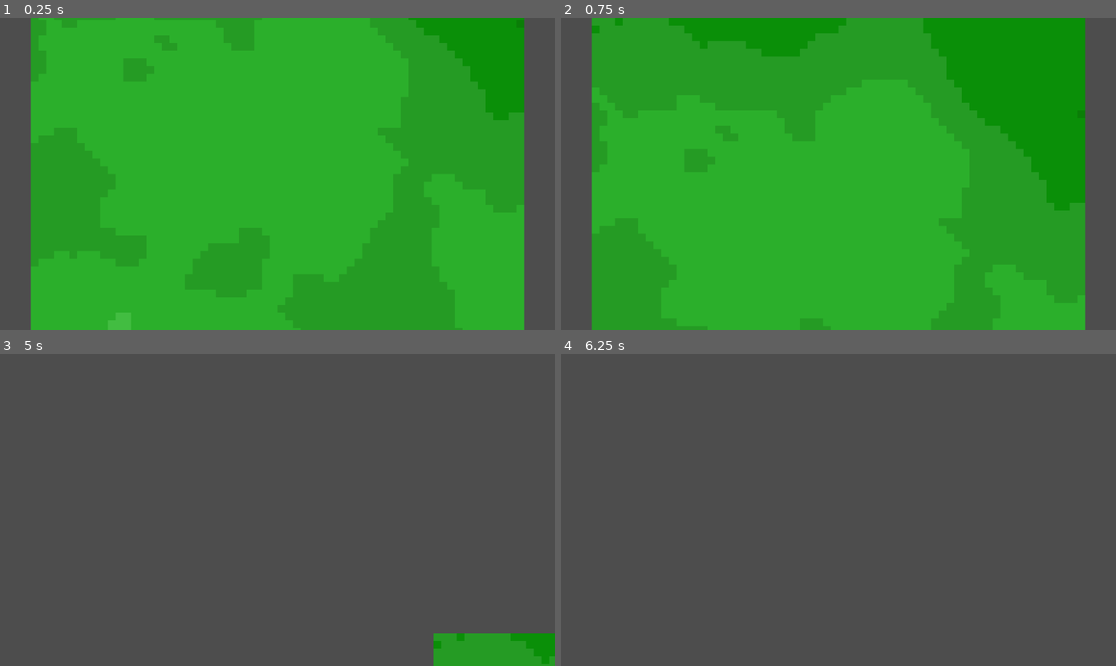
Above: before the commit, frames 1-4 (two rows, left to right).
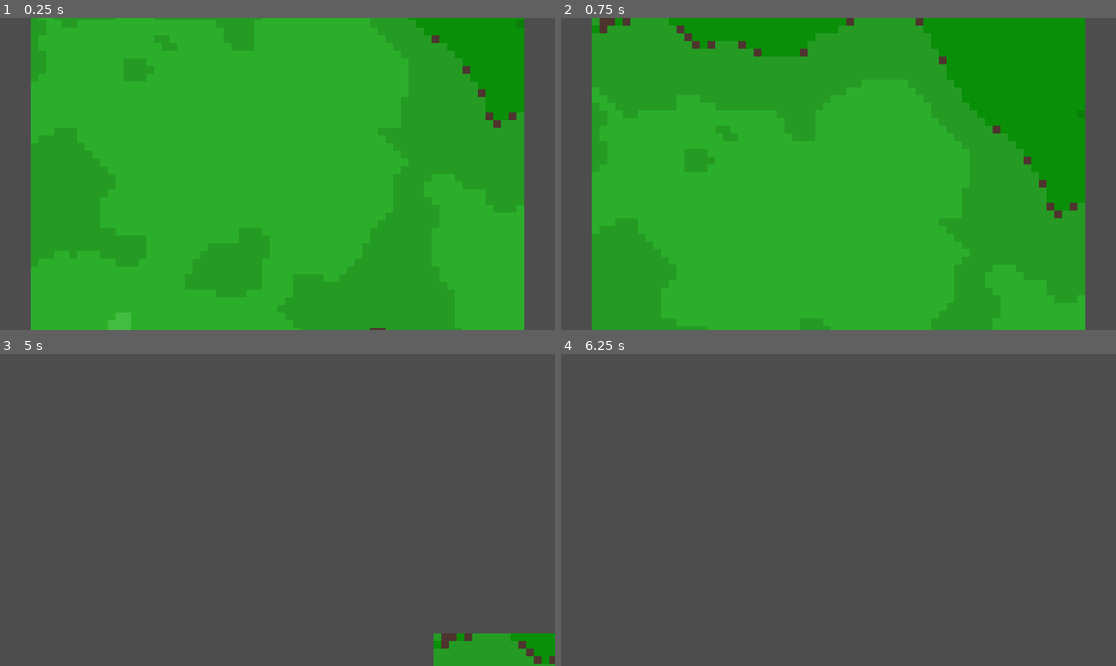
Above: after the commit, the same moments.

Repository: bingecraft-net/sandbox
Game: Godot game, scene res://scenes/game.tscn
Same seed, same stepped clock (60 frames per second), same inputs: the game is played once before the commit and once after it.
Inputs:
- Up to frame 1 (0.25 s): no input
- Up to frame 2 (0.75 s): tap Enter at 0.5 s; hold Up (ui_up) from 0.53 s (still down)
- Up to frame 3 (5 s): tap Space at 2, 3.5 s; release Up (ui_up) at 2.03 s; hold Left (ui_left) 2.03-3.53 s; tap Enter at 2.75, 4.25 s; hold Down (ui_down) 3.53-4.28 s; hold Right (ui_right) from 4.28 s (still down)
- Up to frame 4 (6.25 s): release Right (ui_right) at 5.03 s; hold Up (ui_up) 5.03-5.78 s; tap Space at 5.75 s; hold Right (ui_right) from 5.78 s (still down)

The runs differ from the first frame. In frame 1, 0.2% of the frame differs, in the area x 66-94%, y 5-100%; in frame 2, 0.7%, in the area x 6-94%, y 0-65%; in frame 3, 0.3%; in frame 4, nothing differs.

Commit message:
add energy seeding, mass consolidation, and visualization

Diff:
--- /dev/null
+++ b/scripts/cell.gd
@@ -0,0 +1,8 @@
+class_name Cell
+
+var energy_density: float = 0.0
+var mass_density: float = 0.0
+
+func _init(e: float = 0.0, m: float = 0.0):
+	energy_density = e
+	mass_density = m
--- a/scripts/game.gd
+++ b/scripts/game.gd
@@ -9,49 +9,58 @@
 var grid: Array[Array] = []
 var crs: CoordinateReferenceSystem = CoordinateReferenceSystem.new()
 
-# Called when the node enters the scene tree for the first time.
+
 func _ready() -> void:
 	crs.grid_size = grid_size
 	for x in range(grid_size):
 		grid.append([])
 		for y in range(grid_size):
-			var value = noise.get_noise_2d(x, y) + 1
+			var energy_density = noise.get_noise_2d(x, y) + 1
+			var value = Cell.new(energy_density, 0.)
 			grid[x].append(value)
+
 			var coords = crs.forward(x, y)
 			var atlas_coords = classify(value)
 			tile_map_layer.set_cell(coords, 0, atlas_coords)
 
-# Called every frame. 'delta' is the elapsed time since the previous frame.
+
 func _process(delta: float) -> void:
 	var next_grid: Array[Array] = []
 	for x in range(grid_size):
 		next_grid.append([])
 		for y in range(grid_size):
-			var current_mass = grid[x][y]
+			var current_value: Cell = grid[x][y]
 			for dx in range(-1, 2):
 				for dy in range(-1, 2):
 					if dx == 0 and dy == 0:
 						continue
 					var neighbor_x = (x + dx + grid_size) % grid_size
 					var neighbor_y = (y + dy + grid_size) % grid_size
-					var neighbor_mass = grid[neighbor_x][neighbor_y]
+					var neighbor_value = grid[neighbor_x][neighbor_y]
 
-			next_grid[x].append(current_mass)
+			if current_value.energy_density > 1. and current_value.energy_density < 1.01:
+				next_grid[x].append(Cell.new(current_value.energy_density - 1, current_value.mass_density + 1))
+			else:
+				next_grid[x].append(current_value)
 
 			var coords = crs.forward(x, y)
-			var atlas_coords = classify(current_mass)
+			var atlas_coords = classify(current_value)
 			tile_map_layer.set_cell(coords, 0, atlas_coords)
+
 	grid = next_grid
+
 
 class CoordinateReferenceSystem:
 	var grid_size: int
 	func forward(x: float, y: float) -> Vector2i:
 		return Vector2i(x, y) - Vector2i.ONE * grid_size / 2
 
-func classify(value: float) -> Vector2i:
-	var stretch = value * 4
-	if stretch <= 0:
-		return Vector2i.ZERO
-	elif stretch > 8:
-		return Vector2i.RIGHT
-	return Vector2i.DOWN + Vector2i.RIGHT * int(stretch)
+
+func classify(value: Cell) -> Vector2i:
+	var e = value.energy_density * 4
+	var m = value.mass_density
+	if m > 0:
+		return Vector2i.DOWN * 2
+	if e > 0:
+		return Vector2i.DOWN + Vector2i.RIGHT * min(7, int(e))
+	return Vector2i.ZERO
Not shown, added: scripts/cell.gd.uid
Binary file changed: sprites/atlas.aseprite
Binary file changed: sprites/atlas.png
